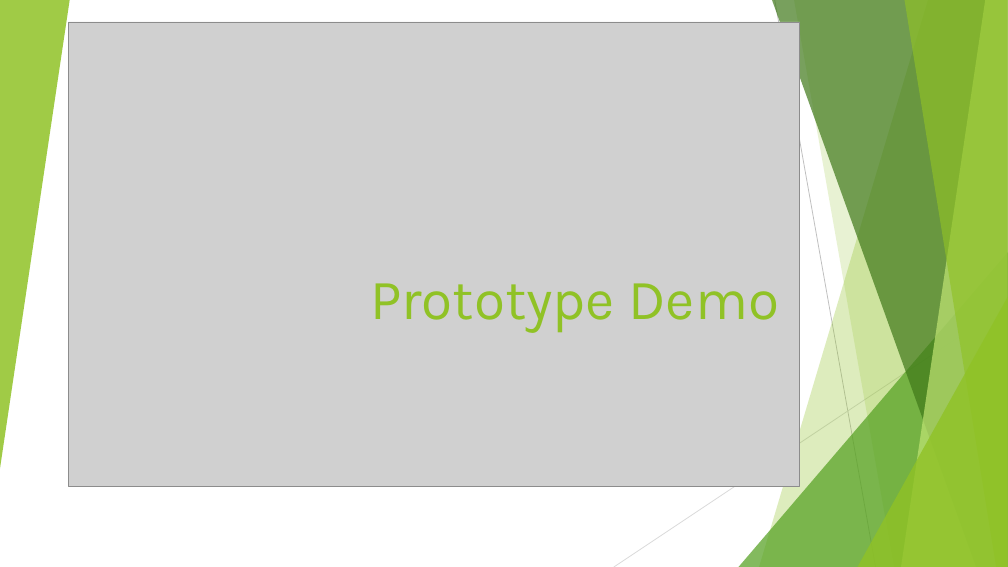
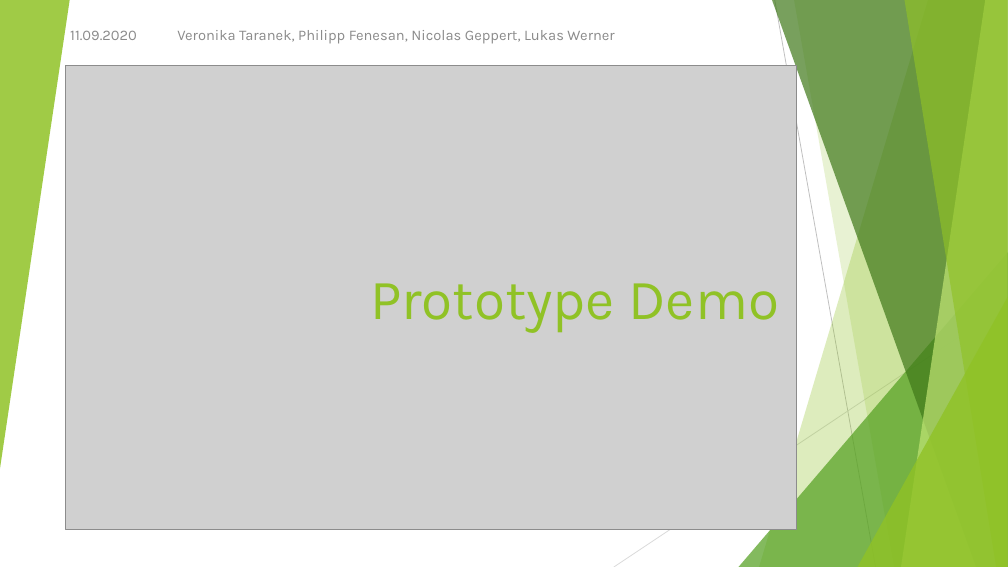
Before and after one commit to NicoGep/Programming_Project, a slide deck: slide 5 of presentation/wanderoo – Gruppe 3.pptx. Drawn at 1008x567 pixels with LibreOffice and Linux fonts; fonts in the diff are those of the drawing; grey boxes stand for pictures. Boxes give left, top, right and bottom in pixels: in the first picture for what was removed or moved away, otherwise in the second. Text is boxed around its words. In the diff, an @@ line names an element or a change of style, - is before the commit and + after.

```diff
--- a/presentation/wanderoo – Gruppe 3.pptx
+++ b/presentation/wanderoo – Gruppe 3.pptx
@@ text added at (x1=70, y1=30, x2=137, y2=40), 14 pt, text #8C8C8C @@
+11.09.2020
@@ text added at (x1=177, y1=30, x2=614, y2=44), 14 pt, text #8C8C8C @@
+Veronika Taranek, Philipp Fenesan, Nicolas Geppert, Lukas Werner
@@ picture moved from (x1=69, y1=22, x2=800, y2=486) to (x1=66, y1=66, x2=797, y2=530) @@
```
Also in this commit, not shown: 8 other slides changed, 1 other file.
